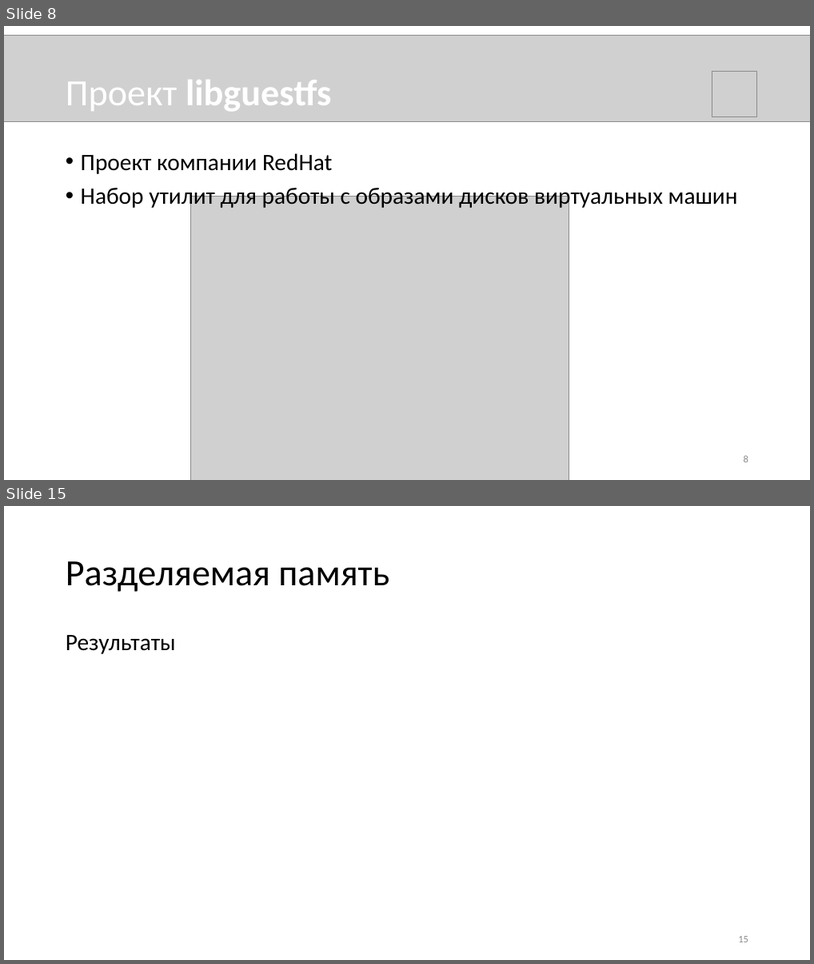
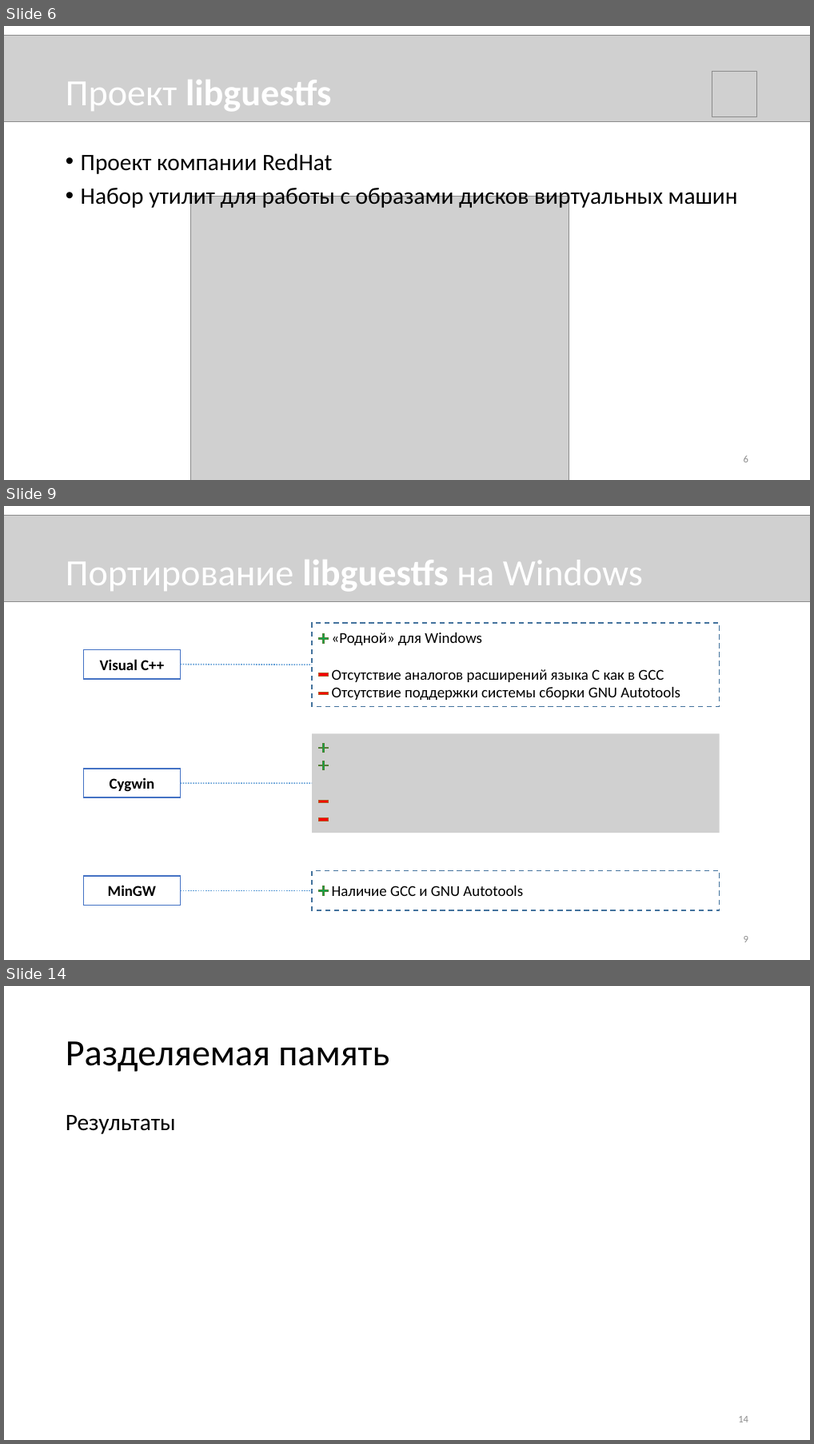
Before and after one commit to novokrest/master-thesis, a slide deck: presentation.pptx. Shown one above the other, each under a label of ours: slides 8 and 15 before the commit, slides 6, 9 and 14 after it; the slides between them are not shown. The pictures are 814x964 and 814x1444 pixels, drawn with LibreOffice and Linux fonts; fonts in the diff are those of the drawing; grey boxes stand for pictures. Boxes give left, top, right and bottom in pixels: in the first picture for what was removed or moved away, otherwise in the second. Text is boxed around its words. In the diff, an @@ line names an element or a change of style, - is before the commit and + after.

```diff
--- a/presentation.pptx
+++ b/presentation.pptx
@@ slide 9 added at (4, 506, 810, 960), background #FFFFFF @@
@@ picture added at (4, 515, 810, 601) @@
@@ title added at (66, 560, 643, 591), 44 pt, text #FFFFFF @@
+Портирование libguestfs на Windows
@@ rectangle added at (312, 623, 720, 706), outline #43739E 1.5 pt dashed, 18 pt, text #000000 @@
+«Родной» для Windows
+Отсутствие аналогов расширений языка C как в GCC
+Отсутствие поддержки системы сборки GNU Autotools
@@ plus added at (319, 634, 329, 644), fill #00B050, outline #538035 1 pt @@
@@ rectangle added at (83, 650, 180, 679), fill #FFFFFF, outline #4472C4 1.5 pt, 18 pt, text #000000, bold @@
+Visual C++
@@ line added from (181, 664) to (312, 664), #5B9BD5 1.5 pt dashed @@
@@ rectangle added at (319, 673, 329, 676), fill #FF0000, outline #AF5C24 1 pt @@
@@ rectangle added at (319, 692, 329, 695), fill #FF0000, outline #AF5C24 1 pt @@
@@ picture added at (312, 733, 720, 832) @@
@@ plus added at (319, 743, 329, 753), fill #00B050, outline #538035 1 pt @@
@@ rectangle added at (83, 768, 180, 797), fill #FFFFFF, outline #4472C4 1.5 pt, 18 pt, text #000000, bold @@
+Cygwin
@@ plus added at (319, 760, 329, 770), fill #00B050, outline #538035 1 pt @@
@@ line added from (181, 783) to (312, 783), #5B9BD5 1.5 pt dashed @@
@@ rectangle added at (319, 817, 329, 820), fill #FF0000, outline #AF5C24 1 pt @@
@@ rectangle added at (319, 800, 329, 803), fill #FF0000, outline #AF5C24 1 pt @@
@@ rectangle added at (83, 876, 180, 904), fill #FFFFFF, outline #4472C4 1.5 pt, 18 pt, text #000000, bold @@
+MinGW
@@ rectangle added at (312, 870, 720, 910), outline #43739E 1.5 pt dashed, 18 pt, text #000000 @@
+Наличие GCC и GNU Autotools
@@ plus added at (319, 886, 329, 896), fill #00B050, outline #538035 1 pt @@
@@ line added from (181, 890) to (312, 890), #5B9BD5 1.5 pt dashed @@
@@ page number added at (744, 936, 749, 942), 12 pt, text #8C8C8C @@
+9
@@ what was slide 8 is now slide 6 @@
@@ what was slide 15 is now slide 14 @@
@@ page number at (738, 1416, 749, 1422): text changed @@
-15
+14
```
Also in this commit, not shown: 7 slides changed, 1 other slide added, 3 slides removed, 1 other file.
